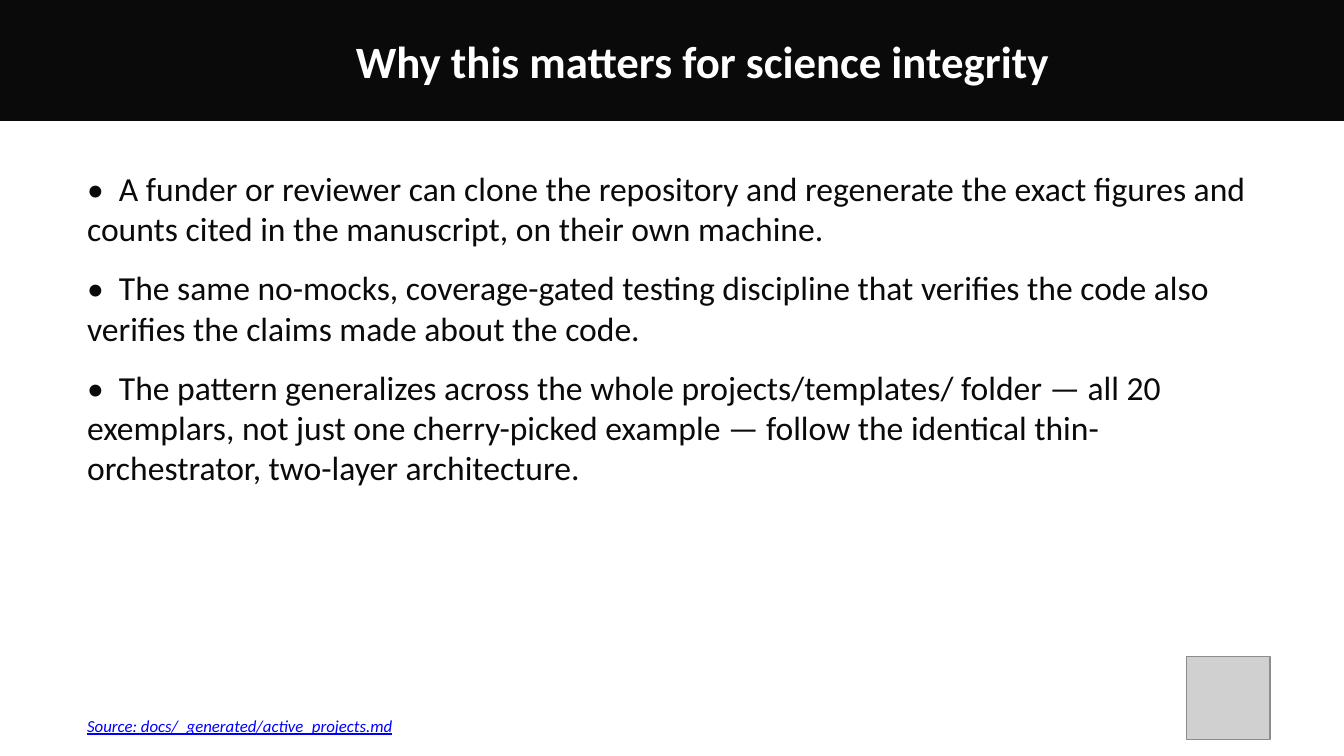
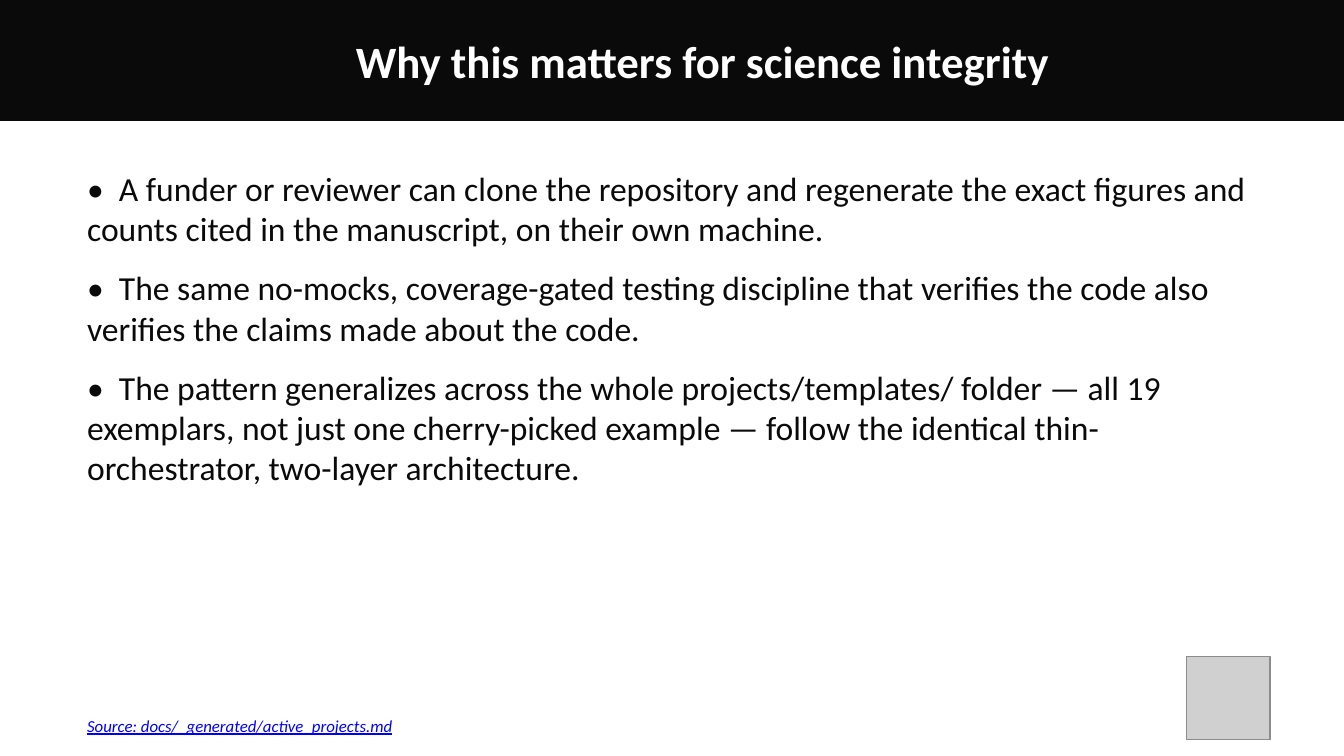
Before and after one commit to docxology/template-pitch-deck, a slide deck: slide 8 of output/pptx/template_template_pitch_short.pptx. Drawn at 1344x756 pixels with LibreOffice and Linux fonts; fonts in the diff are those of the drawing; grey boxes stand for pictures. Boxes give left, top, right and bottom in pixels: in the first picture for what was removed or moved away, otherwise in the second. Text is boxed around its words. In the diff, an @@ line names an element or a change of style, - is before the commit and + after.

Commit message:
v1.0.2: sync corrected 19-exemplar roster count, path-traversal hardening, project_root test fix
Re-synced from the monorepo after excluding an unrelated, unfinished
concurrent exemplar (template_formal) from the public roster — the decks
now correctly say '19 public exemplars' rather than a stale 20. Also
brings over the src/ path-traversal and stale-file-cleanup hardening from
the monorepo's red-team pass, and fixes project_root()'s test to accept
this repo's own (hyphenated) directory name.

110/110 tests passing, 98.41% coverage.

```diff
--- a/output/pptx/template_template_pitch_short.pptx
+++ b/output/pptx/template_template_pitch_short.pptx
@@ text at [87,376,1161,486]: text changed @@
-• The pattern generalizes across the whole projects/templates/ folder — all 20 exemplars, not just one cherry-picked example — follow the identical thin-orchestrator, two-layer architecture.
+• The pattern generalizes across the whole projects/templates/ folder — all 19 exemplars, not just one cherry-picked example — follow the identical thin-orchestrator, two-layer architecture.
```
Also in this commit, not shown: 1 other slide changed, 27 other files.
